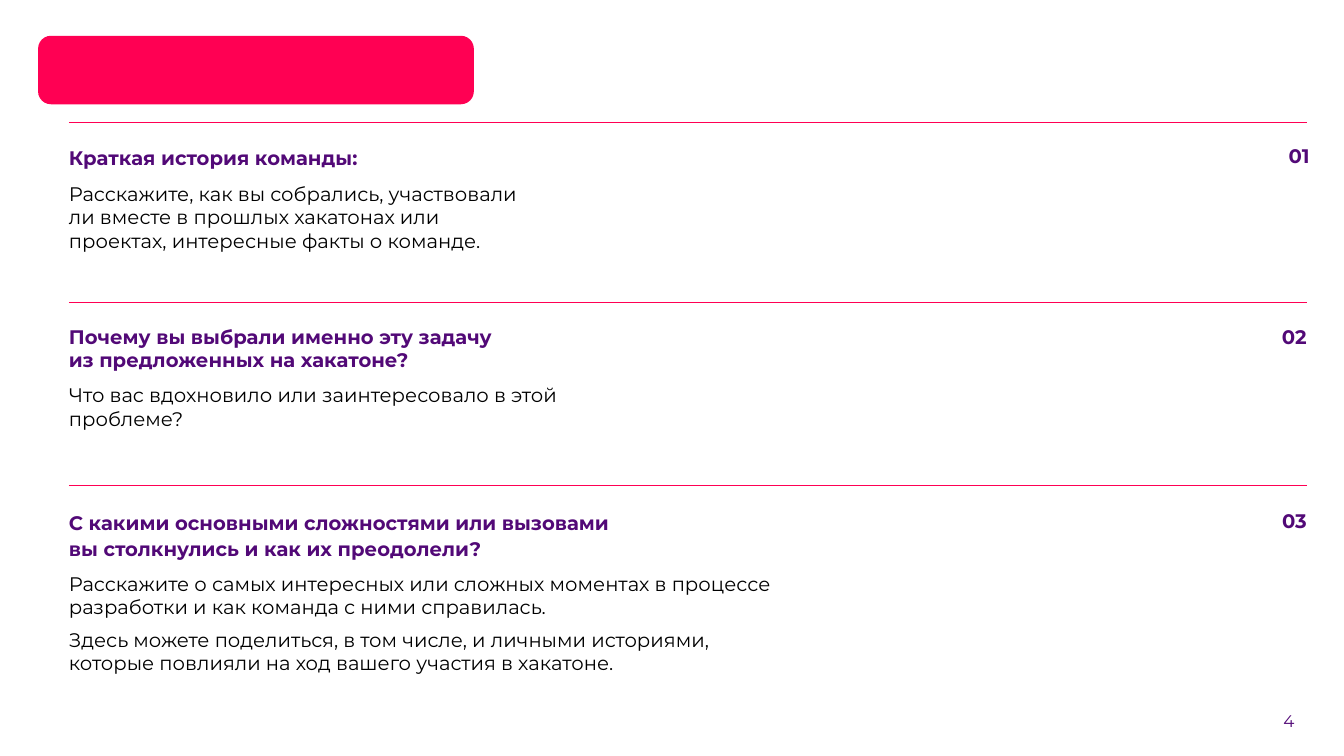
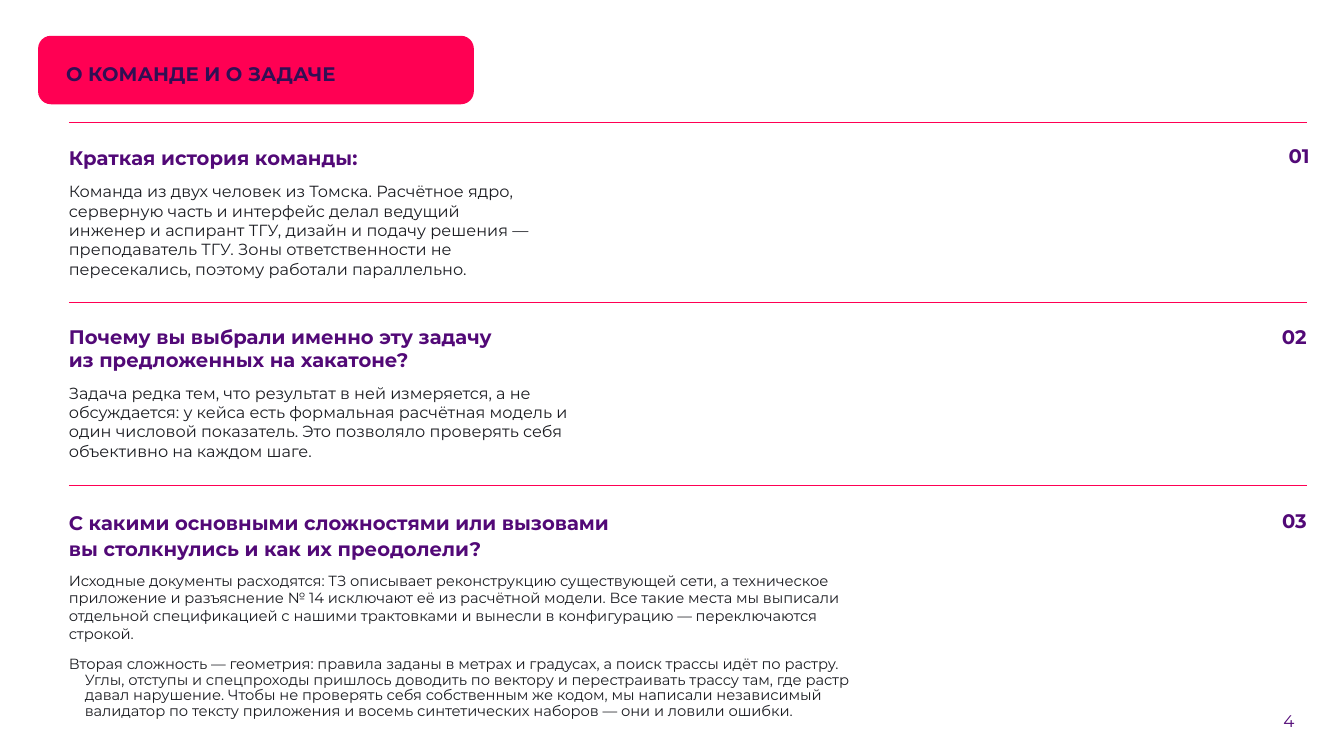
Before and after one commit to undernaht/LCT-Heat, a slide deck: slide 4 of docs/presentation/Защита heat-network.pptx. Drawn at 1344x756 pixels with LibreOffice and Linux fonts; fonts in the diff are those of the drawing; background and template pictures are left out. Boxes give left, top, right and bottom in pixels: in the first picture for what was removed or moved away, otherwise in the second. Text is boxed around its words. In the diff, an @@ line names an element or a change of style, - is before the commit and + after.

```diff
--- a/docs/presentation/Защита heat-network.pptx
+++ b/docs/presentation/Защита heat-network.pptx
@@ title added at [66,67,336,84], 14 pt, text #310F53, bold @@
+О КОМАНДЕ И О ЗАДАЧЕ
@@ text at [69,185,513,278]: text changed; size 14 to 11.5 pt; text colour #000000 to #1C1D22 @@
-Расскажите, как вы собрались, участвовали ли вместе в прошлых хакатонах или проектах, интересные факты о команде.
+Команда из двух человек из Томска. Расчётное ядро, серверную часть и интерфейс делал ведущий инженер и аспирант ТГУ, дизайн и подачу решения — преподаватель ТГУ. Зоны ответственности не пересекались, поэтому работали параллельно.
@@ text at [69,387,567,459]: text changed; size 14 to 11.5 pt; text colour #000000 to #1C1D22 @@
-Что вас вдохновило или заинтересовало в этой проблеме?
+Задача редка тем, что результат в ней измеряется, а не обсуждается: у кейса есть формальная расчётная модель и один числовой показатель. Это позволяло проверять себя объективно на каждом шаге.
@@ text at [69,575,850,719]: text changed; size 14 to 10.5 pt; text colour #000000 to #1C1D22 @@
-Расскажите о самых интересных или сложных моментах в процессе разработки и как команда с ними справилась.
-Здесь можете поделиться, в том числе, и личными историями,
-которые повлияли на ход вашего участия в хакатоне.
+Исходные документы расходятся: ТЗ описывает реконструкцию существующей сети, а техническое приложение и разъяснение № 14 исключают её из расчётной модели. Все такие места мы выписали отдельной спецификацией с нашими трактовками и вынесли в конфигурацию — переключаются строкой.
+Вторая сложность — геометрия: правила заданы в метрах и градусах, а поиск трассы идёт по растру. Углы, отступы и спецпроходы пришлось доводить по вектору и перестраивать трассу там, где растр давал нарушение. Чтобы не проверять себя собственным же кодом, мы написали независимый валидатор по тексту приложения и восемь синтетических наборов — они и ловили ошибки.
```
Also in this commit, not shown: 2 other slides changed, 1 slide added, 1 slide removed.
